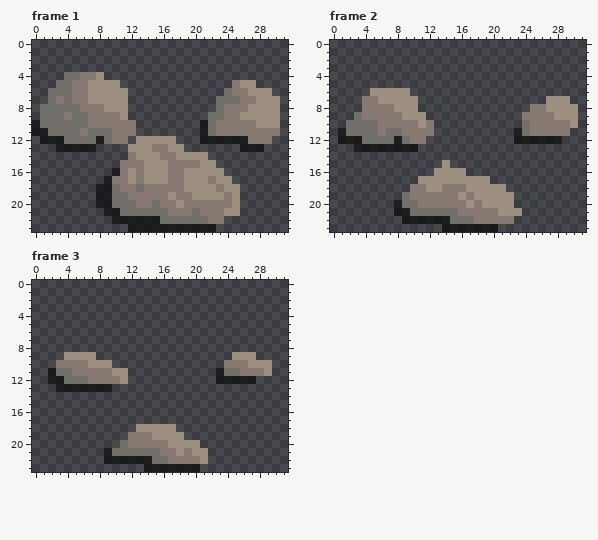
A pixel-art file gets an edit: Pixel Art/Objects/Metal.ase. Above, as it was before the edit.
32x24 pixels, 3 frames. Shown: frame 1, frame 2, frame 3.
After the commit:
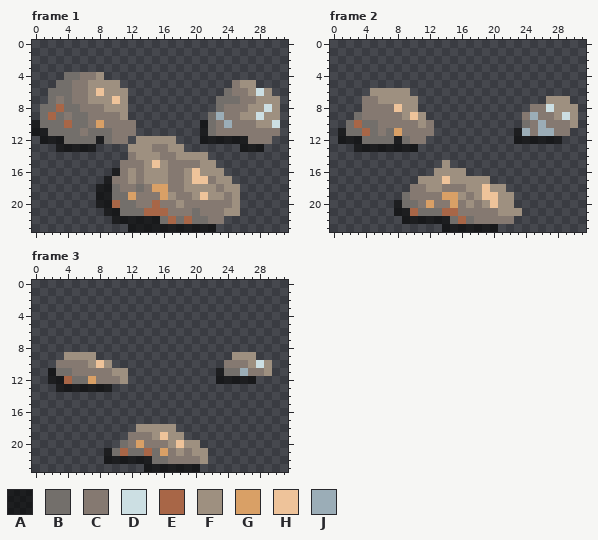
Palette (. is transparent): A #00000096  B #736f6b  C #857971  D #ccdfe3  E #a86647  F #9e9080  G #d9a066  H #eec39a  J #9badb7
The exact change:
layer "Metal bits" added
Frame 1, layer "Metal bits":
The author changed colour F to colour D in row 6 at x 28; in row 8 at x 29; in row 9 at x 28; in row 10 at x 30.
The author changed colour B to colour E in row 8 at x 3; in row 9 at x 2; in row 10 at x 4; in row 20 at x 10 and 15; in row 21 at x 14 to 16; in row 22 at x 17 and 19.
The author changed colour C to colour G in row 10 at x 8; in row 18 at x 15 to 16; in row 19 at x 12 and 16.
The author changed colour F to colour H in row 6 at x 8; in row 7 at x 10; in row 15 at x 15; in row 16 at x 20; in row 17 at x 20 to 21; in row 19 at x 21.
The author changed colour B to colour J in row 9 at x 23.
The author changed colour C to colour J in row 10 at x 24.
Frame 2, layer "Metal bits":
The author changed colour F to colour D in row 8 at x 27; in row 9 at x 29.
The author changed colour B to colour E in row 10 at x 3; in row 11 at x 4; in row 21 at x 10 and 14 to 15; in row 22 at x 16.
The author changed colour B to colour G in row 11 at x 8.
The author changed colour C to colour G in row 19 at x 14 to 15; in row 20 at x 12 and 15.
The author changed colour F to colour H in row 8 at x 8; in row 9 at x 10; in row 17 at x 14; in row 18 at x 19; in row 19 at x 19 to 20; in row 20 at x 20.
The author changed colour B to colour J in row 11 at x 24.
The author changed colour C to colour J in row 9 at x 25; in row 10 at x 26; in row 11 at x 26 to 27.
Frame 3, layer "Metal bits":
The author changed colour F to colour D in row 10 at x 28.
The author changed colour B to colour E in row 12 at x 4; in row 21 at x 11 and 14.
The author changed colour C to colour G in row 12 at x 7; in row 20 at x 13; in row 21 at x 16.
The author changed colour F to colour H in row 10 at x 8; in row 19 at x 16; in row 20 at x 18.
The author changed colour C to colour J in row 11 at x 26.
